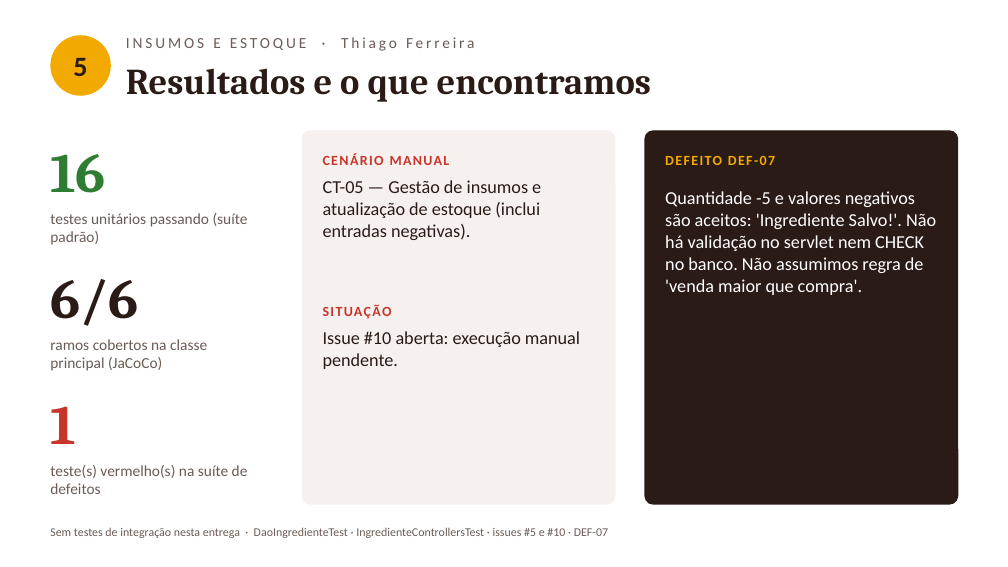
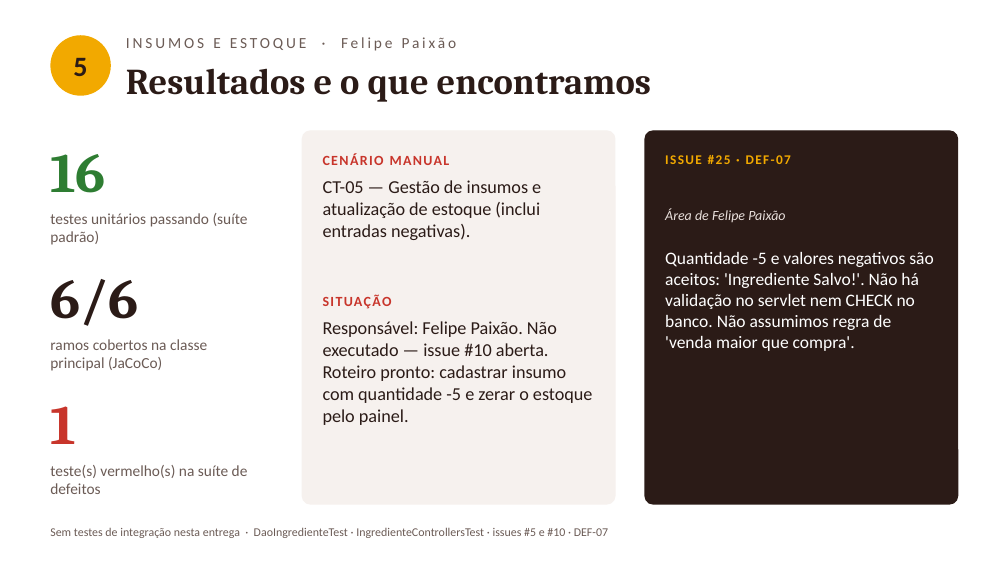
Before and after one commit to vini-pinheiro/trabalho-qualidade-e-teste-de-software, a slide deck: slide 11 of docs/entrega-1/apresentacao/apresentacao-entrega-1.pptx. Drawn at 1008x567 pixels with LibreOffice and Linux fonts; fonts in the diff are those of the drawing. Boxes give left, top, right and bottom in pixels: in the first picture for what was removed or moved away, otherwise in the second. Text is boxed around its words. In the diff, an @@ line names an element or a change of style, - is before the commit and + after.

Commit message:
docs: roteiro em formato teleprompter e ajustes na apresentação
- falas reescritas em linguagem falada, uma ideia por linha, com marcações de pausa
- cartões de situação e de defeito passam a nomear o responsável e a issue
- Thiago Ferreira em clientes e Felipe Paixão em estoque
- roteiro em PDF paisagem, fonte grande, com cabeçalho de quem fala em cada página

```diff
--- a/docs/entrega-1/apresentacao/apresentacao-entrega-1.pptx
+++ b/docs/entrega-1/apresentacao/apresentacao-entrega-1.pptx
@@ text at bbox=[126, 37, 457, 51]: text changed @@
-INSUMOS E ESTOQUE · Thiago Ferreira
+INSUMOS E ESTOQUE · Felipe Paixão
@@ text at bbox=[665, 155, 791, 164]: text changed; size 10 to 9.5 pt @@
-DEFEITO DEF-07
+ISSUE #25 · DEF-07
@@ text added at bbox=[665, 208, 785, 222], 10 pt, text #E8DFDB, italic @@
+Área de Felipe Paixão
@@ text "Quantidade -5 e valores negativos ...": place and size @@
-text "Quantidade -5 e valores negativos ..." at bbox=[665, 191, 936, 295]
+text "Quantidade -5 e valores negativos ..." at bbox=[665, 252, 933, 351]
@@ text "Quantidade -5 e valores negativos ..." at bbox=[665, 252, 933, 351]: size 13 to 12.5 pt @@
@@ text "SITUAÇÃO": place and size @@
-text "SITUAÇÃO" at bbox=[323, 304, 392, 319]
+text "SITUAÇÃO" at bbox=[323, 294, 392, 309]
@@ text at bbox=[323, 321, 593, 425]: text changed @@
-Issue #10 aberta: execução manual pendente.
+Responsável: Felipe Paixão. Não executado — issue #10 aberta. Roteiro pronto: cadastrar insumo com quantidade -5 e zerar o estoque pelo painel.
```
Also in this commit, not shown: 8 other slides changed, 3 other files.
